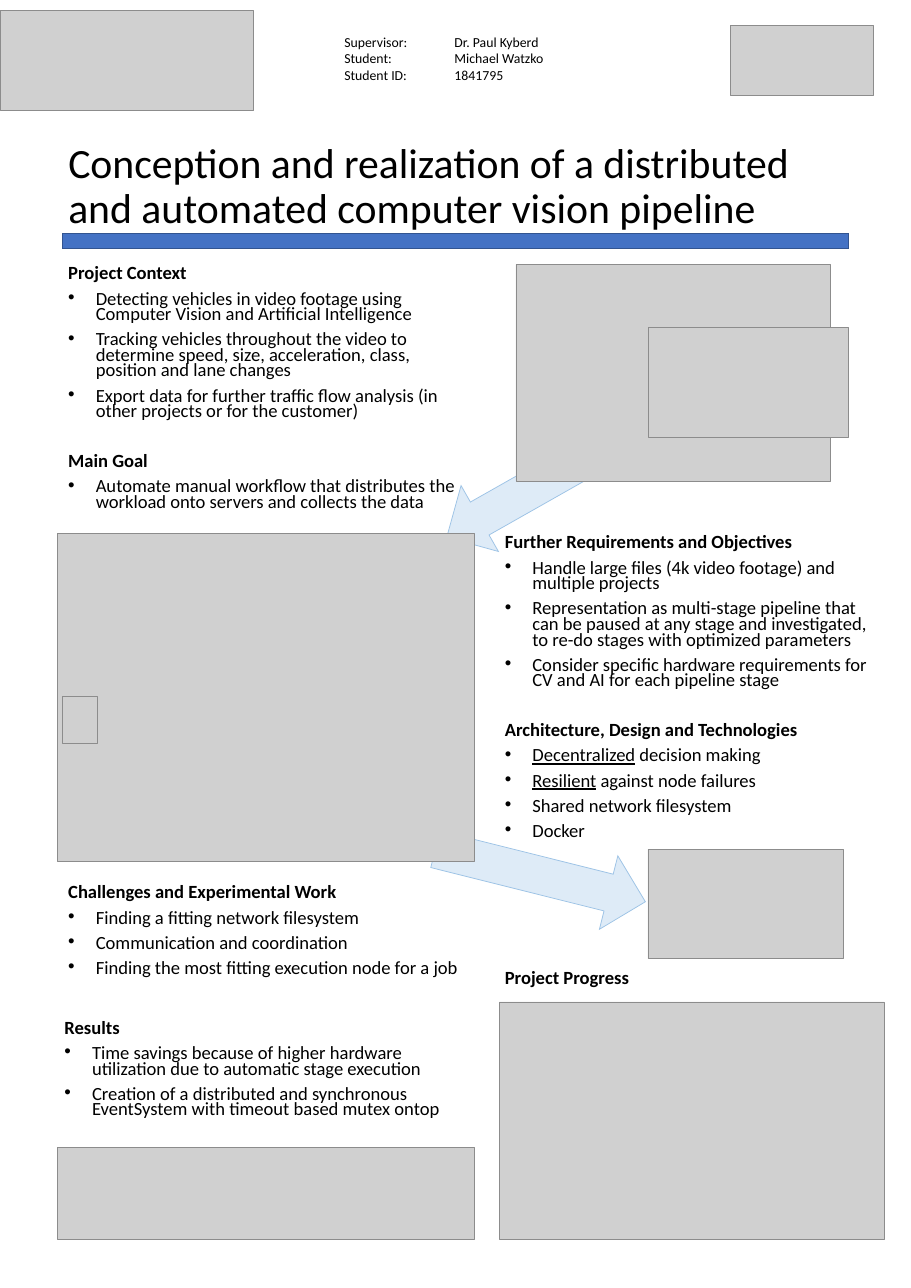
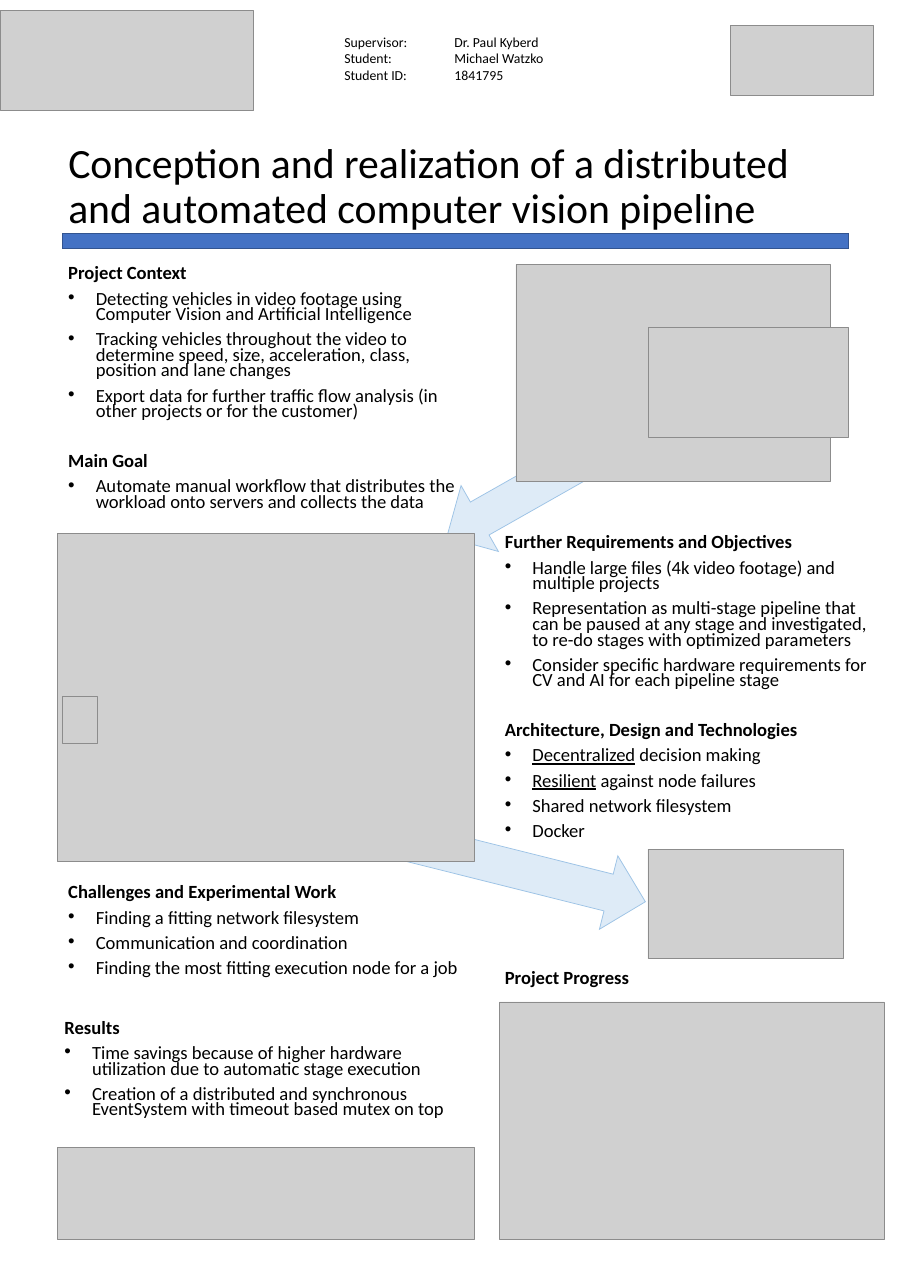
Before and after one commit to kellerkindt/master-thesis, a slide deck: slide 1 of presentation.pptx. Drawn at 911x1288 pixels with LibreOffice and Linux fonts; fonts in the diff are those of the drawing; grey boxes stand for pictures. Boxes give left, top, right and bottom in pixels: in the first picture for what was removed or moved away, otherwise in the second. Text is boxed around its words. In the diff, an @@ line names an element or a change of style, - is before the commit and + after.

```diff
--- a/presentation.pptx
+++ b/presentation.pptx
@@ down arrow: place and size @@
-down arrow at <box>426,813,655,939</box>
+down arrow at <box>381,802,655,939</box>
@@ text at <box>92,1087,444,1118</box>: spaces changed @@
-• Creation of a distributed and synchronous EventSystem with timeout based mutex ontop
+• Creation of a distributed and synchronous EventSystem with timeout based mutex on top
```
Also in this commit, not shown: 1 other file.
